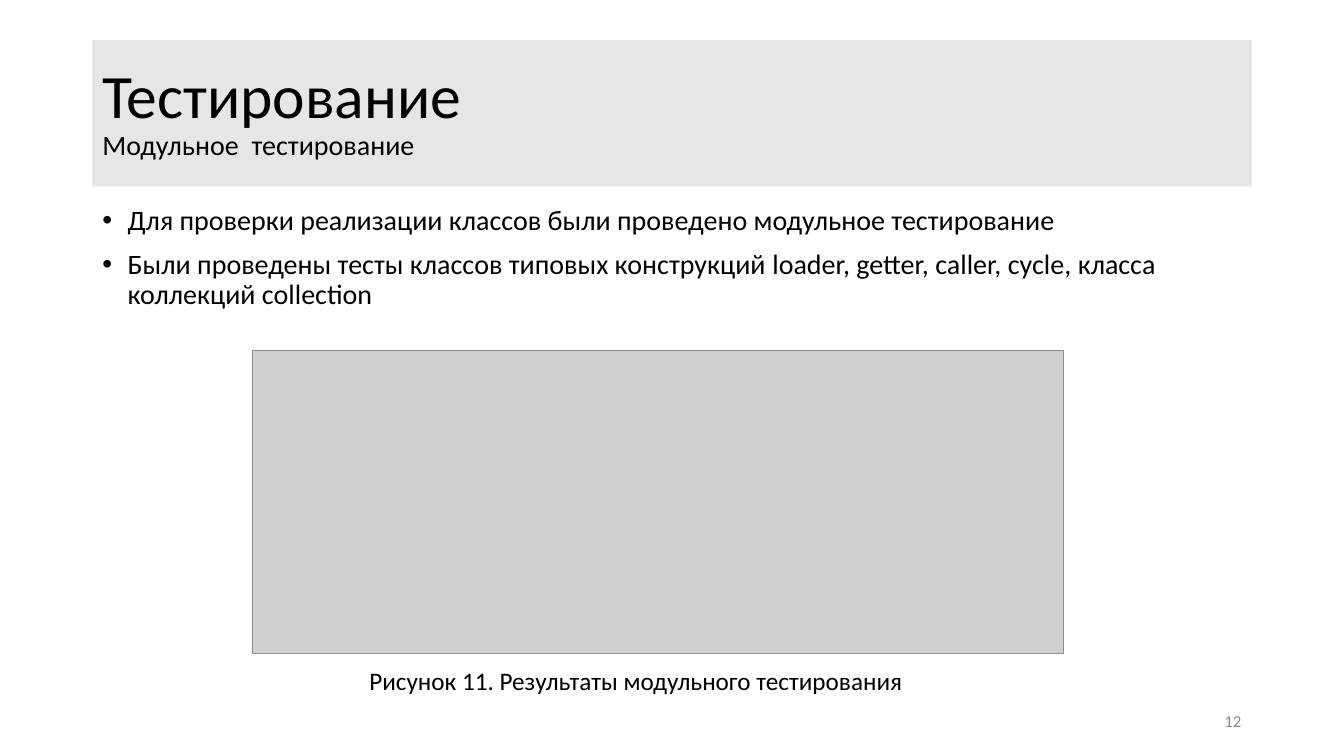
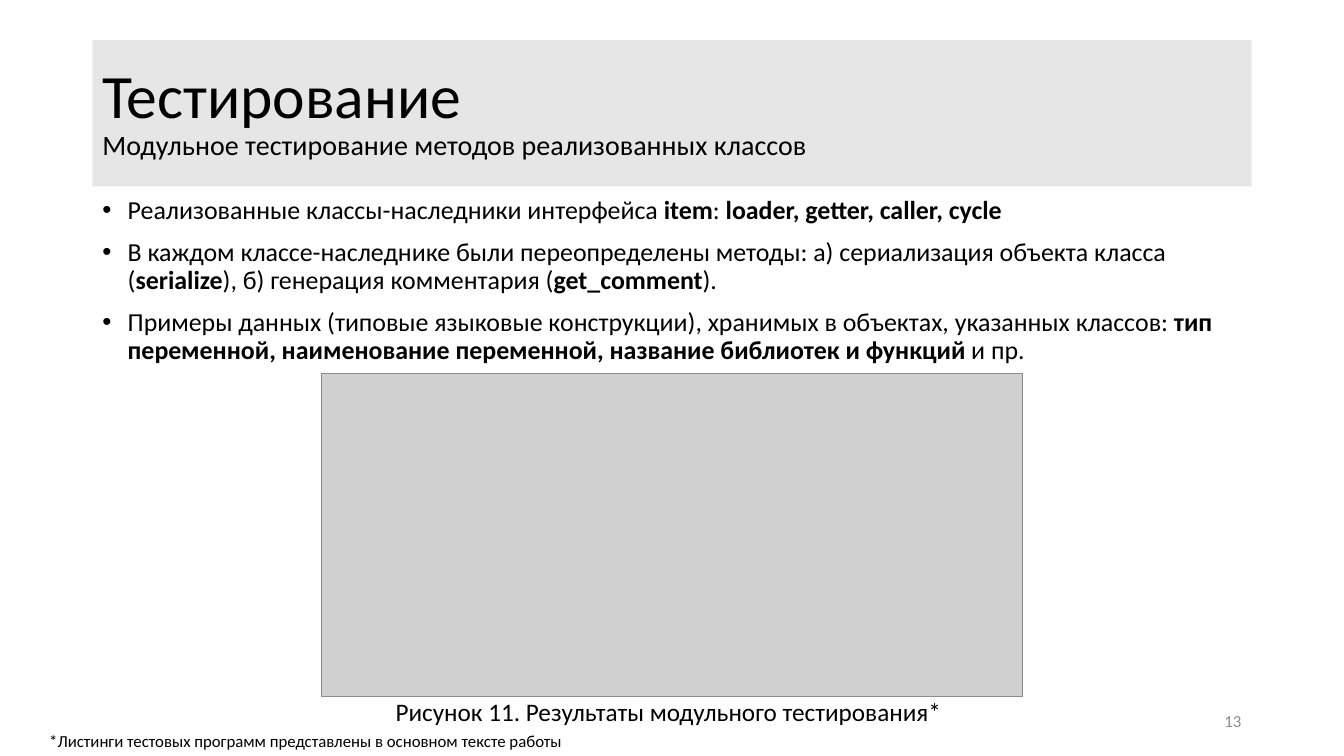
Before and after one commit to ITesserakt/Kodept, a slide deck: slide 13 of 04 - ВКРы/2018-2019 - Генератор кода GBSE решателей/03 - Презентация/Презентация3.0.pdf.pptm (slide 12 before the commit). Drawn at 1344x756 pixels with LibreOffice and Linux fonts; fonts in the diff are those of the drawing; grey boxes stand for pictures. Boxes give left, top, right and bottom in pixels: in the first picture for what was removed or moved away, otherwise in the second. Text is boxed around its words. In the diff, an @@ line names an element or a change of style, - is before the commit and + after.

```diff
--- a/04 - ВКРы/2018-2019 - Генератор кода GBSE решателей/03 - Презентация/Презентация3.0.pdf.pptm
+++ b/04 - ВКРы/2018-2019 - Генератор кода GBSE решателей/03 - Презентация/Презентация3.0.pdf.pptm
@@ title at (102, 78, 807, 160): text changed @@
-Тестирование
-Модульное тестирование
+Тестирование
+Модульное тестирование методов реализованных классов
@@ text at (128, 200, 1212, 364): text changed; size 20 to 18.5 pt @@
-• Для проверки реализации классов были проведено модульное тестирование
-• Были проведены тесты классов типовых конструкций loader, getter, caller, cycle, класса коллекций collection
+• Реализованные классы-наследники интерфейса item: loader, getter, caller, cycle
+• В каждом классе-наследнике были переопределены методы: а) сериализация объекта класса (serialize), б) генерация комментария (get_comment).
+• Примеры данных (типовые языковые конструкции), хранимых в объектах, указанных классов: тип переменной, наименование переменной, название библиотек и функций и пр.
@@ picture: place and size @@
-picture at (252, 350, 1064, 653)
+picture at (322, 374, 1023, 698)
@@ text at (396, 703, 941, 725): text changed @@
-Рисунок 11. Результаты модульного тестирования
+Рисунок 11. Результаты модульного тестирования*
@@ page number at (1224, 716, 1241, 727): text changed @@
-12
+13
@@ text added at (49, 735, 561, 750), 12 pt, text #000000 @@
+*Листинги тестовых программ представлены в основном тексте работы
```
Also in this commit, not shown: 8 other slides changed, 2 slides added, 1 slide removed.
